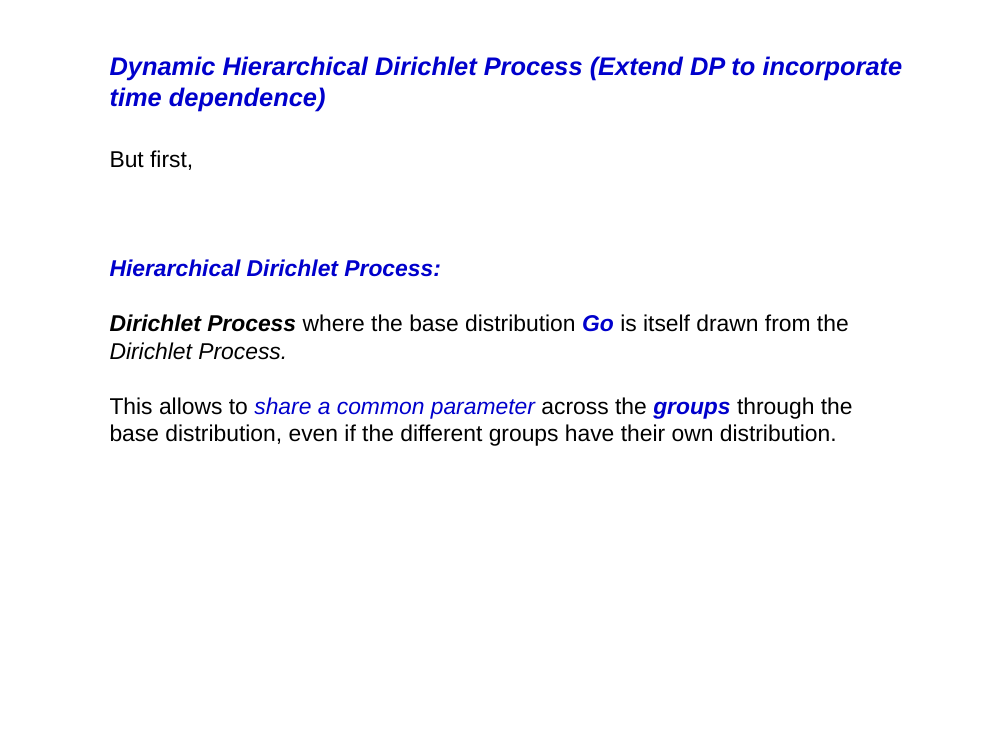
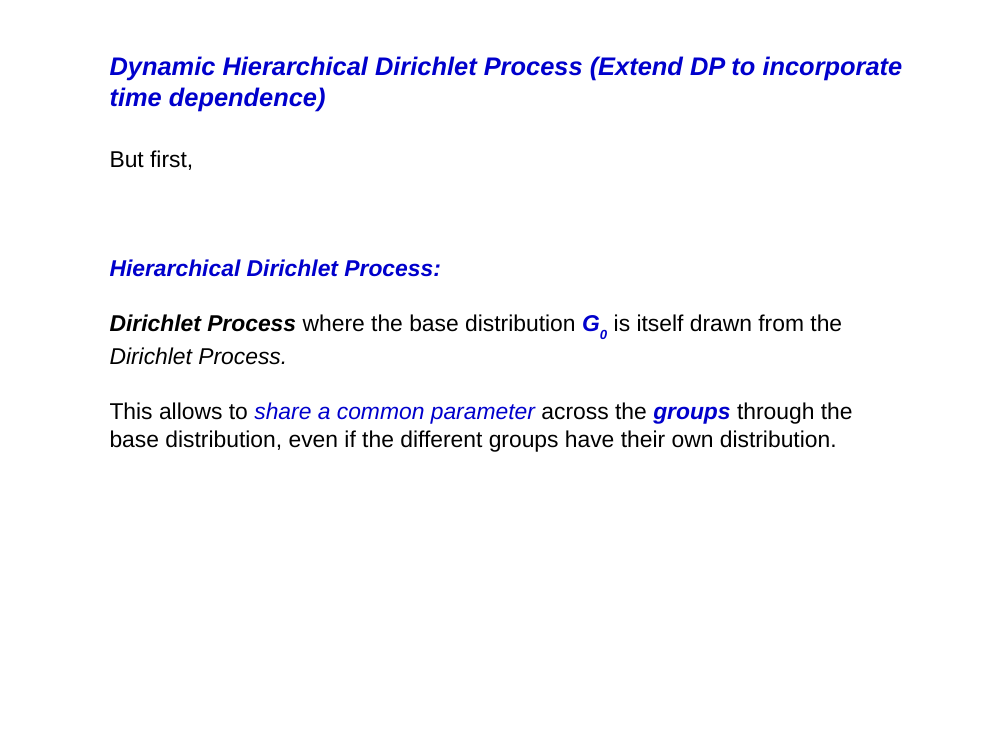
Before and after one commit to afcarl/Dirichlet_Processes, a slide deck: slide 27 of version_2.odp (slide 26 before the commit). Drawn at 1008x756 pixels with LibreOffice and Linux fonts; fonts in the diff are those of the drawing. Boxes give left, top, right and bottom in pixels: in the first picture for what was removed or moved away, otherwise in the second. Text is boxed around its words. In the diff, an @@ line names an element or a change of style, - is before the commit and + after.

```diff
--- a/version_2.odp
+++ b/version_2.odp
@@ text at box(110, 314, 842, 365): text changed @@
-Dirichlet Process where the base distribution Go is itself drawn from the Dirichlet Process.
+Dirichlet Process where the base distribution G0 is itself drawn from the Dirichlet Process.
```
Also in this commit, not shown: 14 other slides changed, 1 slide added.
